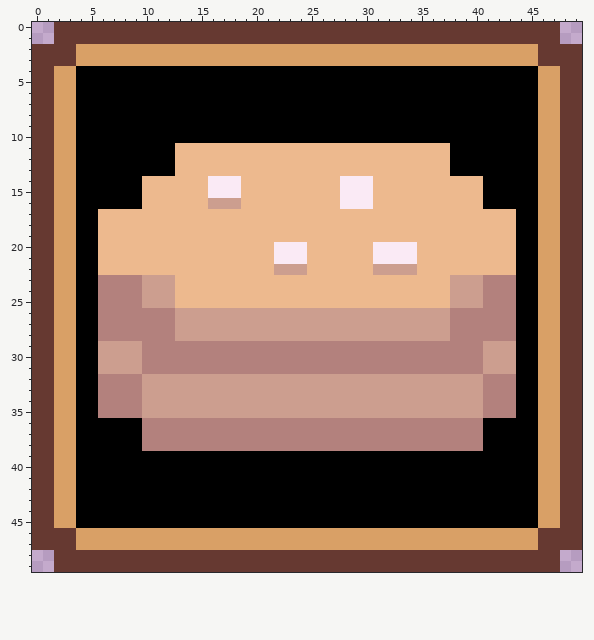
Two versions of one pixel-art sprite, assets/icons/breadWhite.png. The first picture shows the starting point.
The file is 50x50 pixels.
The result:
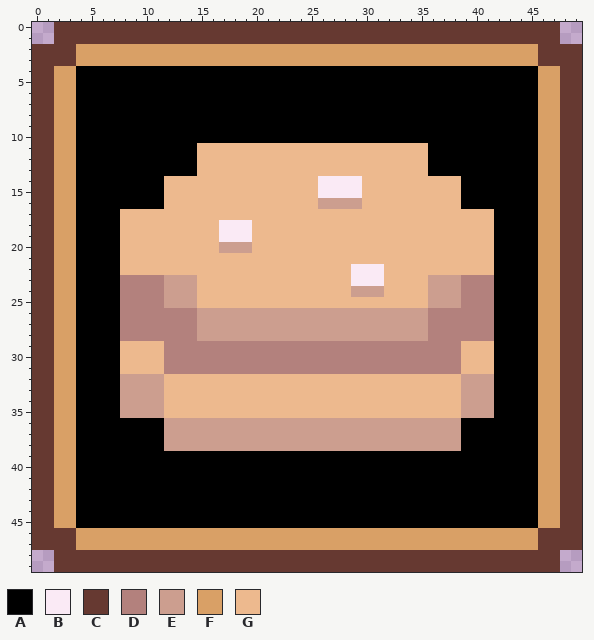
Palette (. is transparent): A #000000  B #faeaf5  C #663931  D #b3817d  E #cc9e8f  F #d9a066  G #edb98e
Changes in this commit:
Changed rows in their new state; - is an unchanged pixel.
first column x 6:
11 -------AA---------------------AA------
12 -------AA---------------------AA------
13 -------AA---------------------AA------
14 ----AA----GGG-------BB--G--------AA---
15 ----AA----GGG-------BB--G--------AA---
16 ----AA----GGG-------EEEEG--------AA---
17 AA----------------------------------AA
18 AA---------BBB----------------------AA
19 AA---------BBB----------------------AA
20 AA---------EEE--GGG------GGGG-------AA
21 AA--------------GGG------GGGG-------AA
22 AA--------------GGG----BBBGGG-------AA
23 AA--DD-EE--------------BBB----EE-DD-AA
24 AA--DD-EE--------------EEE----EE-DD-AA
25 AA--DD-EE---------------------EE-DD-AA
26 AA-----DD---------------------DD----AA
27 AA-----DD---------------------DD----AA
28 AA-----DD---------------------DD----AA
29 AAGGGG---------------------------GGGAA
30 AAGGGG---------------------------GGGAA
31 AAGGGG---------------------------GGGAA
32 AAEE--GGGGGGGGGGGGGGGGGGGGGGGGGGG--EAA
33 AAEE--GGGGGGGGGGGGGGGGGGGGGGGGGGG--EAA
34 AAEE--GGGGGGGGGGGGGGGGGGGGGGGGGGG--EAA
35 AAEE--GGGGGGGGGGGGGGGGGGGGGGGGGGG--EAA
36 ----AAEEEEEEEEEEEEEEEEEEEEEEEEEEEAA---
37 ----AAEEEEEEEEEEEEEEEEEEEEEEEEEEEAA---
38 ----AAEEEEEEEEEEEEEEEEEEEEEEEEEEEAA---
Boxes around the changes in both pictures, in picture pixels (x1, y1, x2, y2):
changed: (98, 143, 516, 451)
